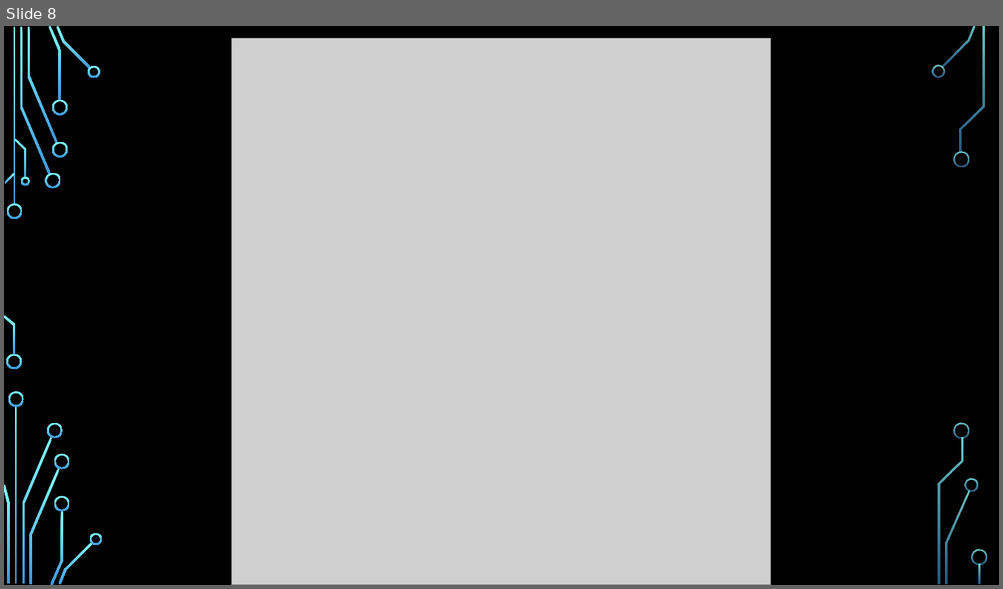
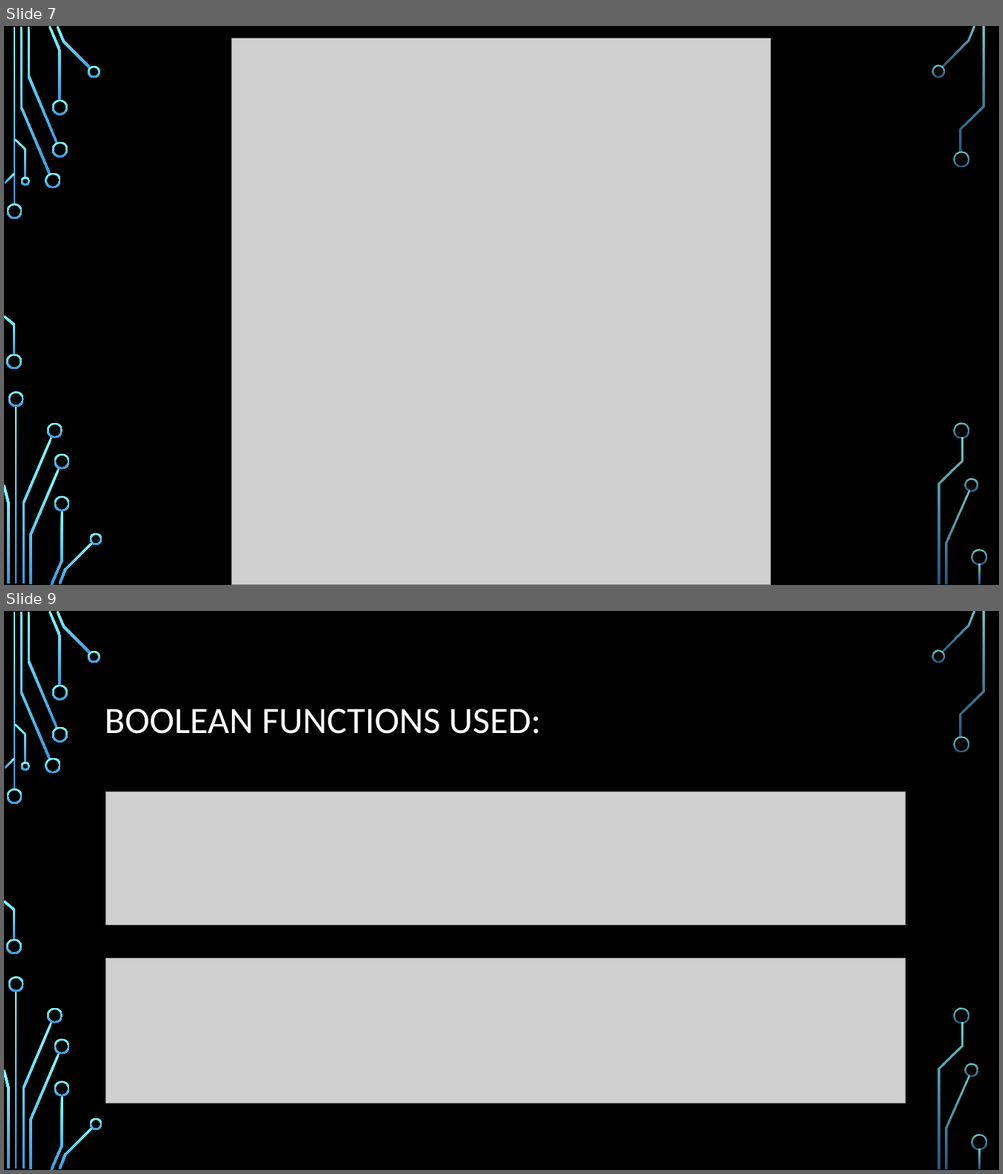
Before and after one commit to saleisha57/Bioinformatics_Final, a slide deck: Aleisha PowerPoint Edit.pptx. Shown one above the other, each under a label of ours: slide 8 before the commit, slides 7 and 9 after it; the slides between them are not shown. The pictures are 1003x589 and 1003x1174 pixels, drawn with LibreOffice and Linux fonts; fonts in the diff are those of the drawing; grey boxes stand for pictures; background and template pictures are left out. Boxes give left, top, right and bottom in pixels: in the first picture for what was removed or moved away, otherwise in the second. Text is boxed around its words. In the diff, an @@ line names an element or a change of style, - is before the commit and + after.

```diff
--- a/Aleisha PowerPoint Edit.pptx
+++ b/Aleisha PowerPoint Edit.pptx
@@ slide 9 added at bbox=[4, 611, 999, 1170], background picture (left out); not listed: 36 template elements that a slide beside it also shows @@
@@ title added at bbox=[105, 709, 540, 734], 36 pt, text #FFFFFF @@
+BOOLEAN FUNCTIONS USED:
@@ picture added at bbox=[106, 792, 905, 925] @@
@@ picture added at bbox=[106, 958, 905, 1103] @@
@@ what was slide 8 is now slide 7 @@
```
Also in this commit, not shown: 9 slides changed, 12 other slides added, 4 slides removed, 1 other file.
